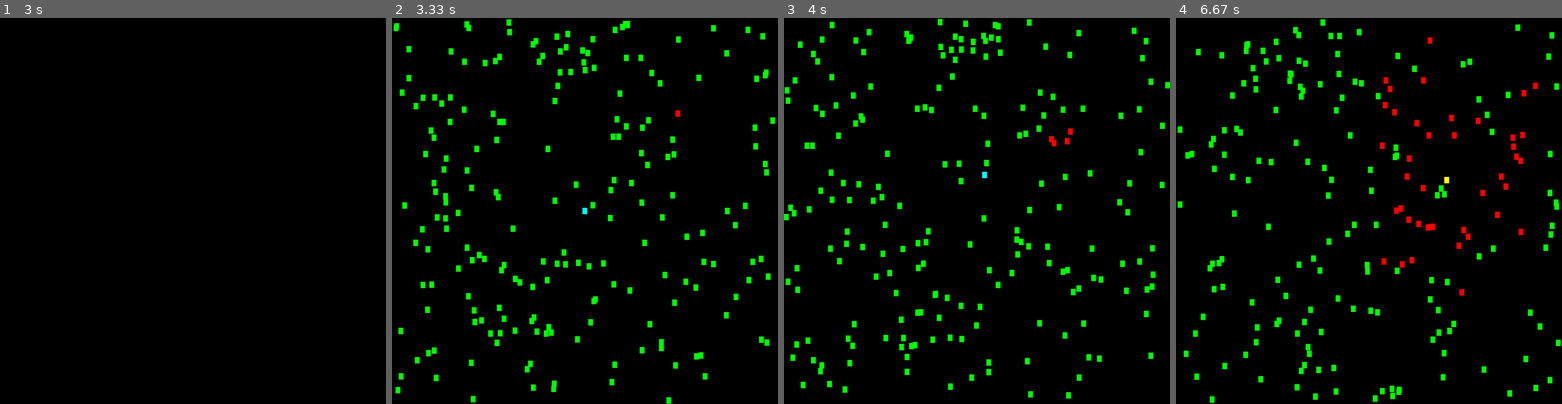
Above: before the commit, frames 1-4 (left to right).
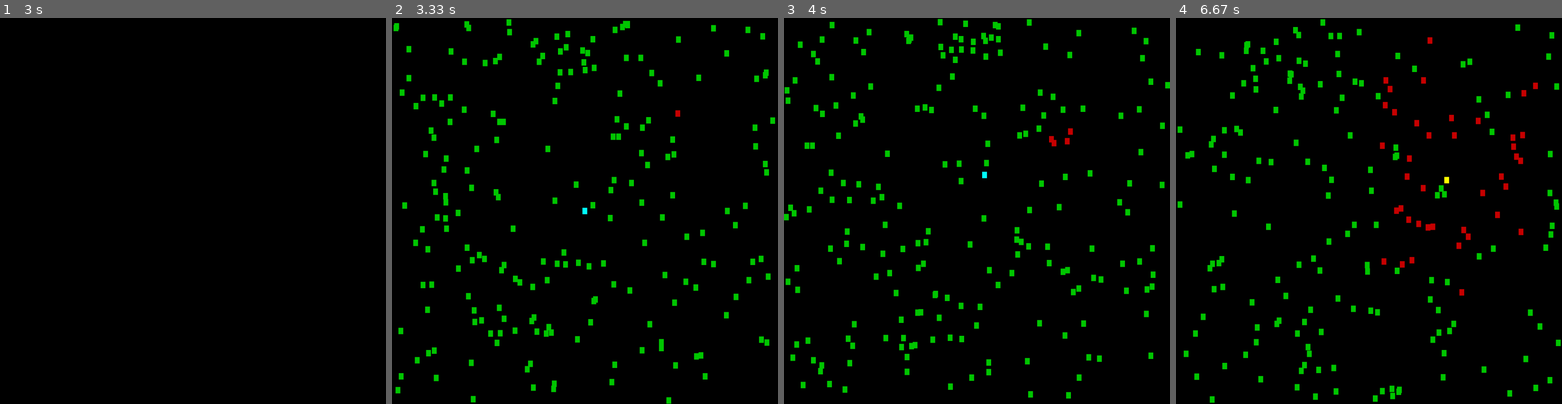
Above: after the commit, the same moments.

Repository: ajaysridhar0/APCSP-Final-Project
Game: pygame game, started from covid19_game.py
Same seed, same stepped clock (60 frames per second), same inputs: the game is played once before the commit and once after it.
Inputs:
- Up to frame 1 (3 s): no input
- Up to frame 2 (3.33 s): no input
- Up to frame 3 (4 s): hold Up 3.4-3.87 s; hold Right from 3.9 s (still down)
- Up to frame 4 (6.67 s): release Right at 4.53 s; hold Down 4.57-4.93 s; hold Left 4.97-5.43 s; hold Right 5.47-5.93 s; hold Up 5.97-6.27 s; hold Right from 6.3 s (still down)

Frame 1 is identical in both runs. In frame 2, 4.2% of the frame differs, in the area x 0-100%, y 0-100%; in frame 3, 4.2%; in frame 4, 4.3%.

Commit message:
Add player boundary collison

Diff:
--- a/covid19_game.py
+++ b/covid19_game.py
@@ -79,7 +79,7 @@
         self.pos.x += dx
         self.pos.y += dy
 
-    def draw(self, infected_color=bright_red, healthy_color=bright_green):
+    def draw(self, infected_color=red, healthy_color=green):
         if self.infected:
             color = infected_color
         else:
@@ -126,13 +126,13 @@
         key_pressed = pygame.key.get_pressed()
         if not self.infected:
             self.is_infected()
-        if key_pressed[self.controls[0]]:
+        if key_pressed[self.controls[0]] and self.pos.x > 0:
             self.move(-2, 0)
-        if key_pressed[self.controls[1]]:
+        if key_pressed[self.controls[1]] and self.pos.x < display_width - person_width:
             self.move(2, 0)
-        if key_pressed[self.controls[2]]:
+        if key_pressed[self.controls[2]] and self.pos.y > 0:
             self.move(0, -2)
-        if key_pressed[self.controls[3]]:
+        if key_pressed[self.controls[3]] and self.pos.y < display_height - person_height:
             self.move(0, 2)
         self.draw(infected_color=yellow, healthy_color=teal)
 
@@ -147,7 +147,7 @@
     time.sleep(3)
     for i in range(0, population):
         people.append(Npc(False))
-    # patient 0
+
     player = Player(Vector(display_width/2 - person_width/2, display_height/2 - person_height/2), [pygame.K_LEFT, pygame.K_RIGHT,
                                                                                                    pygame.K_UP, pygame.K_DOWN], False)
     people.append(player)
